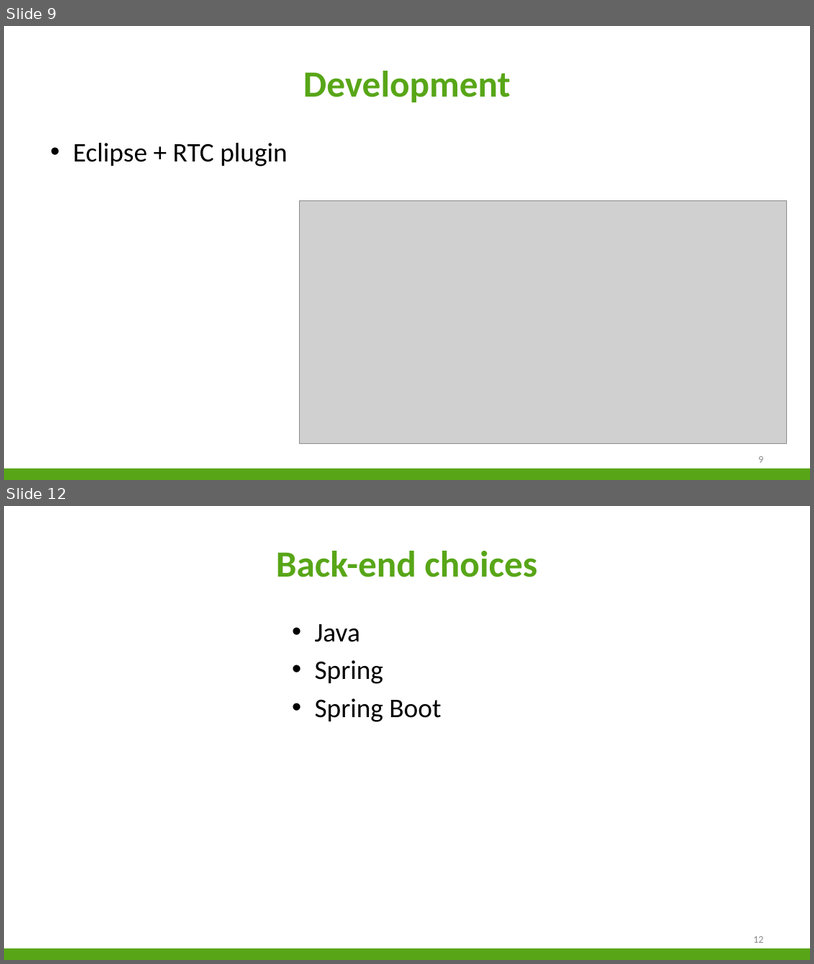
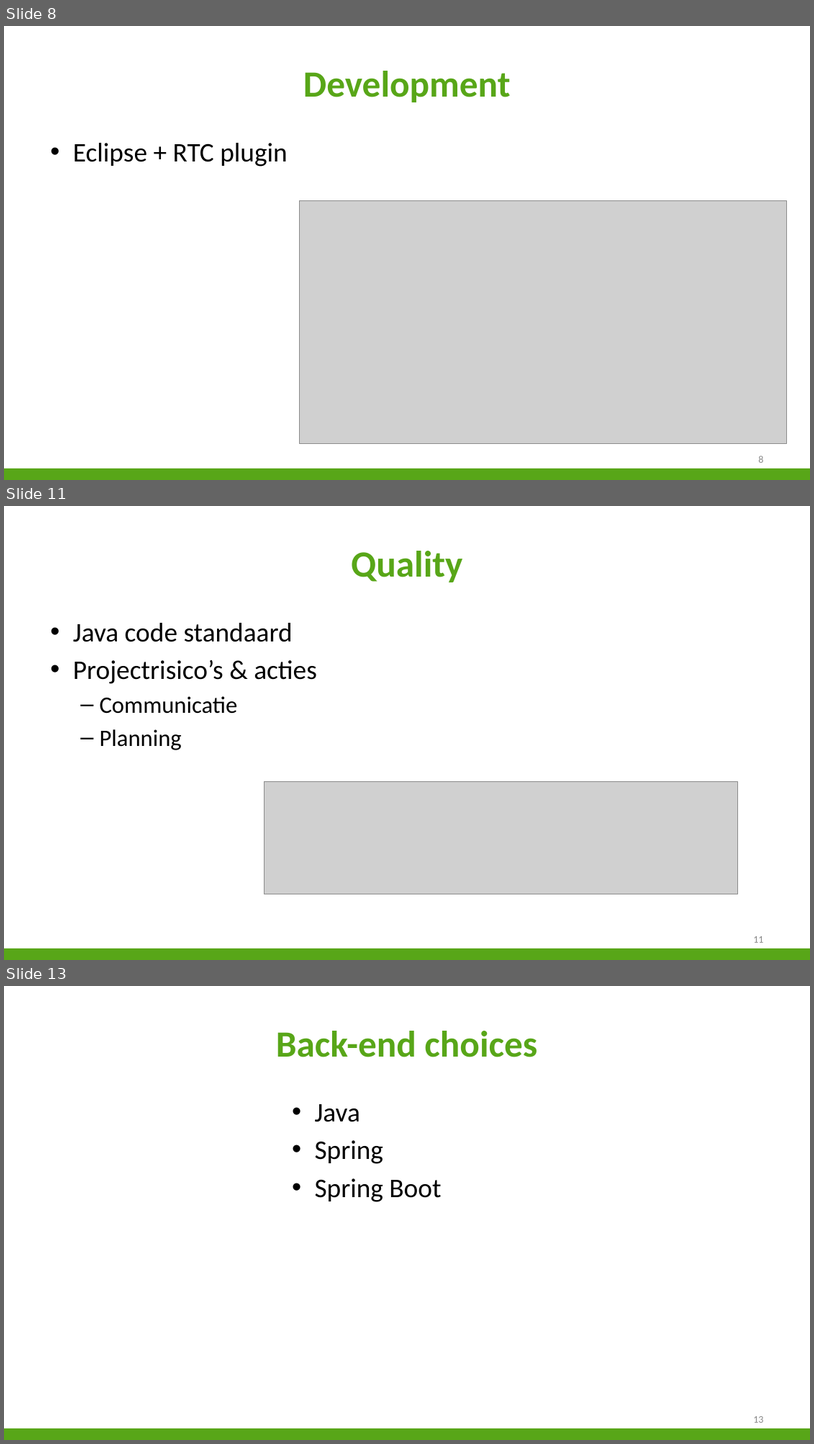
Before and after one commit to niekvandael/iTalent, a slide deck: italent/documents/Presentatie/Presentatie.pptx. Shown one above the other, each under a label of ours: slides 9 and 12 before the commit, slides 8, 11 and 13 after it; the slides between them are not shown. The pictures are 814x964 and 814x1444 pixels, drawn with LibreOffice and Linux fonts; fonts in the diff are those of the drawing; grey boxes stand for pictures; background and template pictures are left out. Boxes give left, top, right and bottom in pixels: in the first picture for what was removed or moved away, otherwise in the second. Text is boxed around its words. In the diff, an @@ line names an element or a change of style, - is before the commit and + after.

```diff
--- a/italent/documents/Presentatie/Presentatie.pptx
+++ b/italent/documents/Presentatie/Presentatie.pptx
@@ slide 11 added at [4, 506, 810, 960], background #FFFFFF; not listed: 1 template element that a slide beside it also shows @@
@@ title added at [351, 551, 463, 582], 44 pt, text #58A618, bold @@
+Quality
@@ text added at [73, 623, 317, 750], 32 pt, text #000000 @@
+• Java code standaard
+• Projectrisico’s & acties
+  – Communicatie
+  – Planning
@@ picture added at [264, 781, 738, 894] @@
@@ page number added at [754, 936, 764, 942], 12 pt, text #898989 @@
+11
@@ what was slide 9 is now slide 8 @@
@@ page number at [759, 455, 764, 462]: text changed @@
-9
+8
@@ what was slide 12 is now slide 13 @@
```
Also in this commit, not shown: 2 slides changed, 2 other slides added, 2 slides removed.
